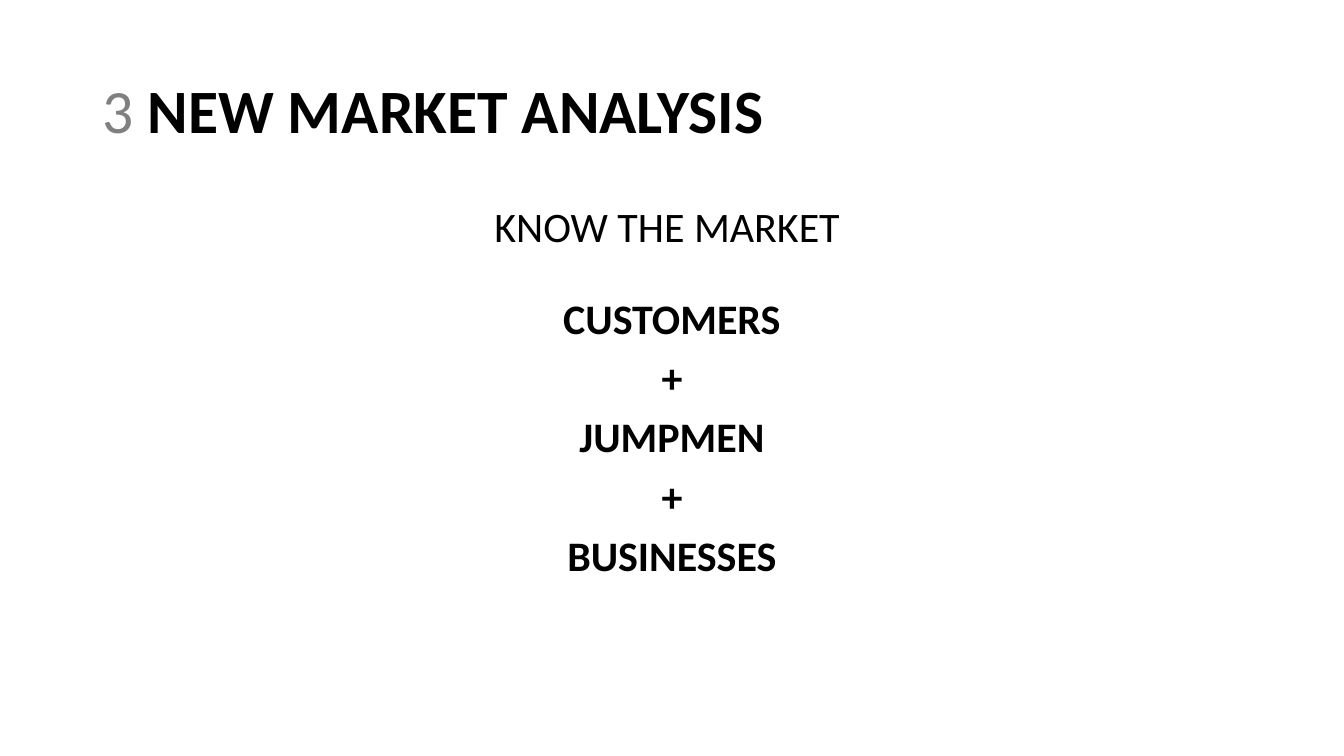
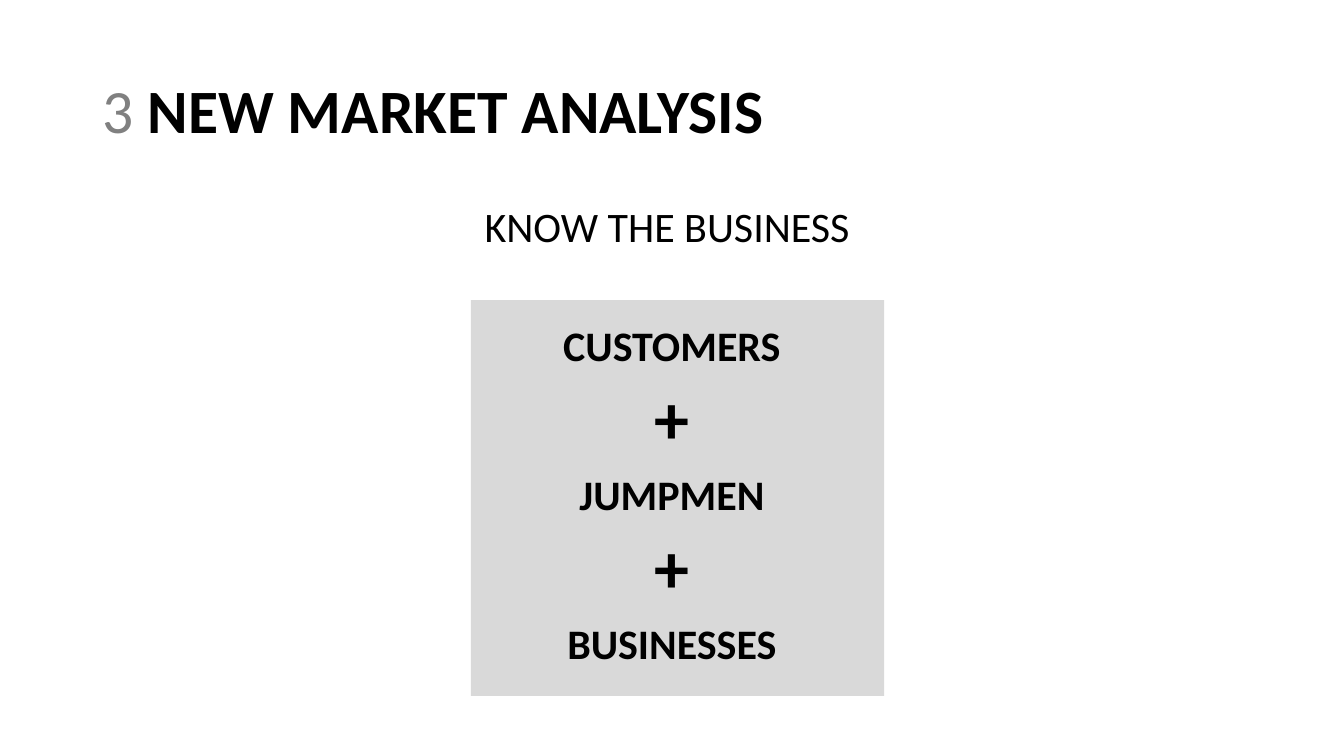
Before and after one commit to sstarkjr/PM_MarketAnalysis, a slide deck: slide 5 of Stephen_Stark_Analysis.pptx. Drawn at 1344x756 pixels with LibreOffice and Linux fonts; fonts in the diff are those of the drawing. Boxes give left, top, right and bottom in pixels: in the first picture for what was removed or moved away, otherwise in the second. Text is boxed around its words. In the diff, an @@ line names an element or a change of style, - is before the commit and + after.

```diff
--- a/Stephen_Stark_Analysis.pptx
+++ b/Stephen_Stark_Analysis.pptx
@@ text "KNOW THE BUSINESS" at [485, 214, 849, 660]: size 30 to 50 pt in "+", "+" @@
@@ text at [485, 214, 849, 243]: text changed @@
-KNOW THE MARKET
+KNOW THE BUSINESS
@@ rectangle added at [471, 300, 884, 696], fill #D9D9D9 @@
```
Also in this commit, not shown: 11 other slides changed, 2 slides added, 1 slide removed, 3 other files.
